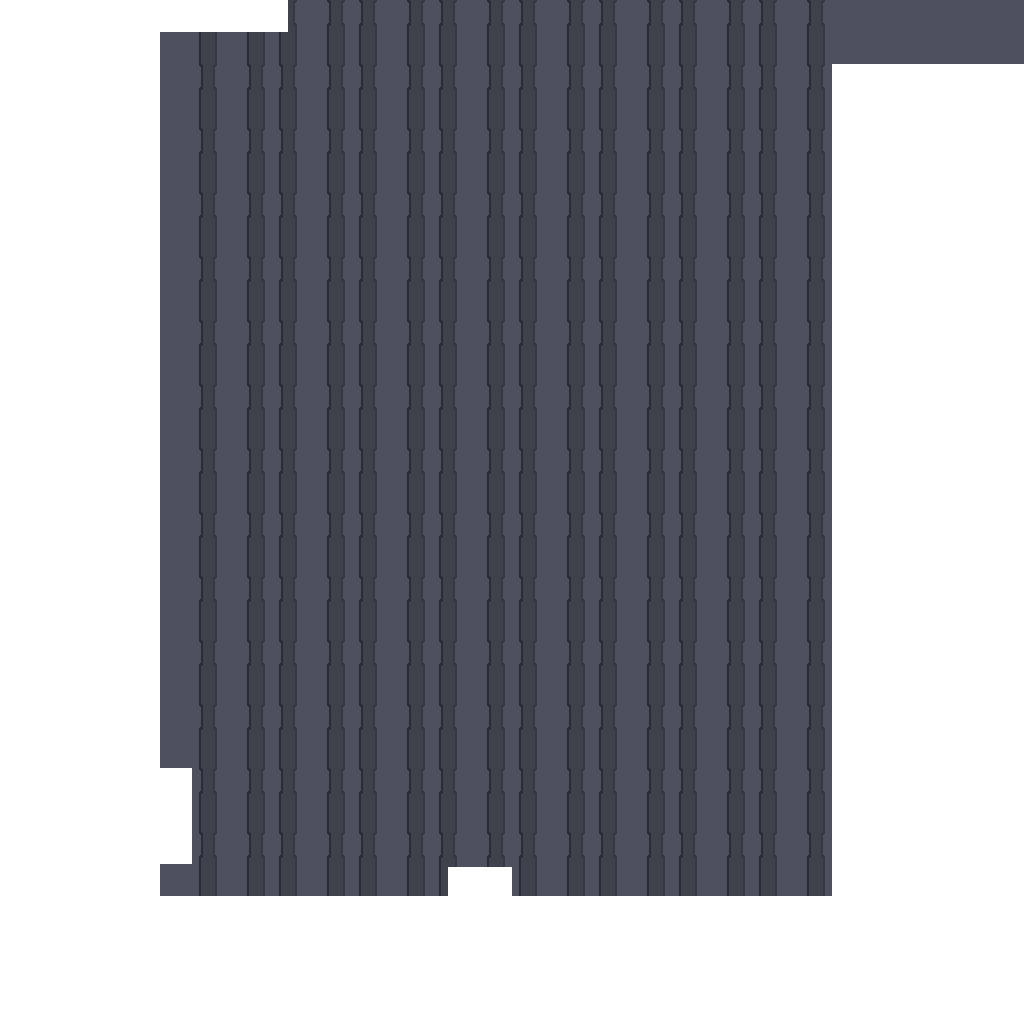
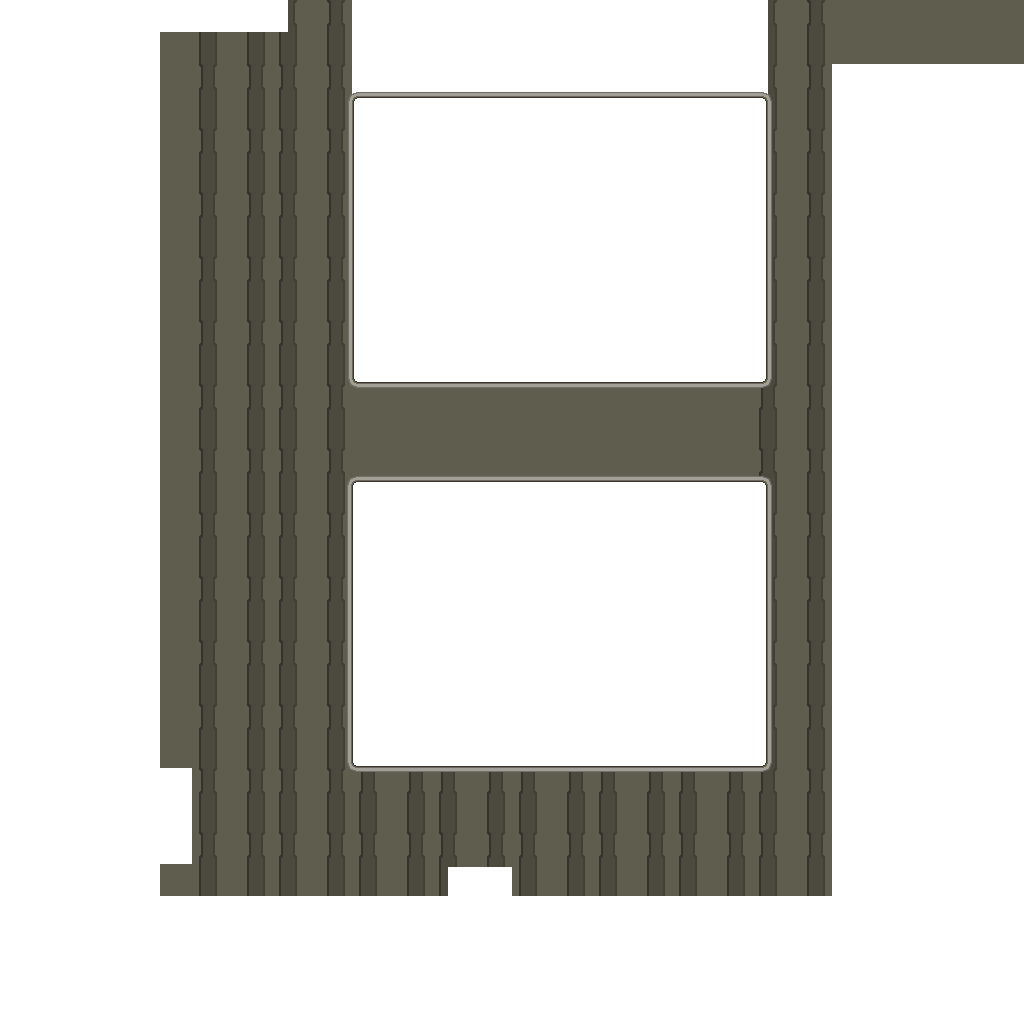
Layered file, before and after one edit (1024px x 1024px). Changes by layer:
added layer "Layer 6" above "Layer 4" over (x1=347, y1=92, x2=772, y2=772)
painted on "Layer 4" over (x1=160, y1=0, x2=1024, y2=896)
hid "Layer 3" over (x1=160, y1=0, x2=1024, y2=896)
